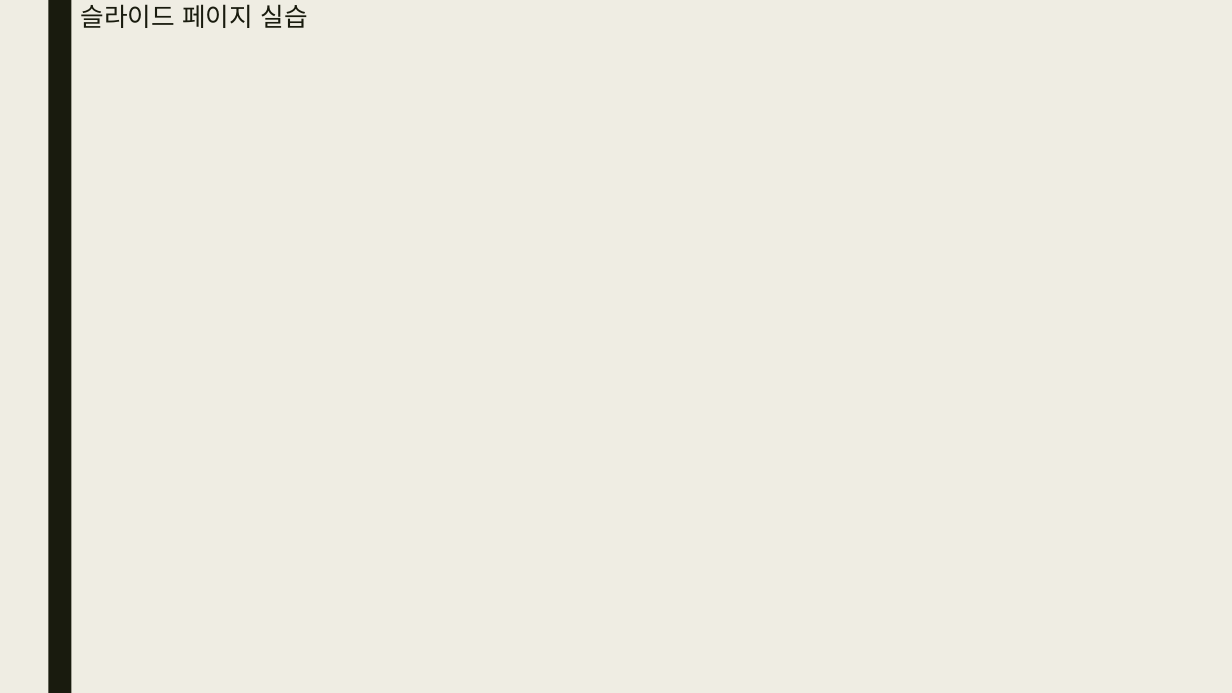
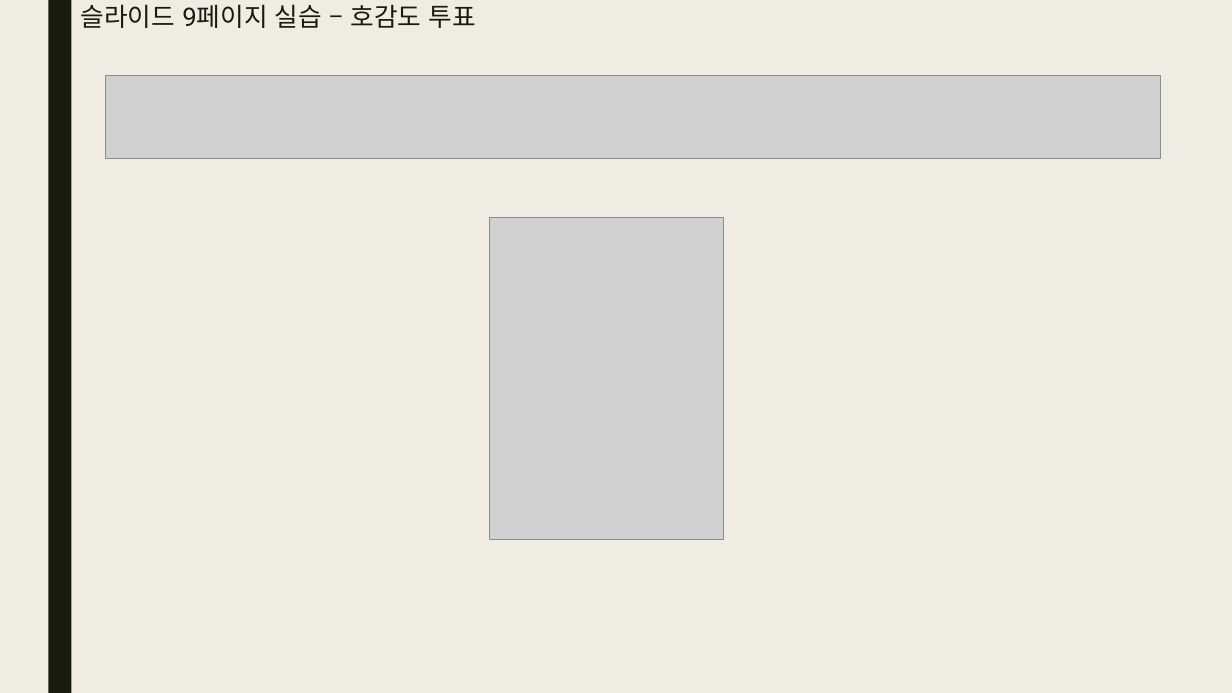
Before and after one commit to bino0130/politec-database, a slide deck: slide 27 of 데이터베이스프로그래밍 과제/20230518 데이터베이스 3강 과제 남정현.pptx (slide 28 before the commit). Drawn at 1232x693 pixels with LibreOffice and Linux fonts; fonts in the diff are those of the drawing; grey boxes stand for pictures. Boxes give left, top, right and bottom in pixels: in the first picture for what was removed or moved away, otherwise in the second. Text is boxed around its words. In the diff, an @@ line names an element or a change of style, - is before the commit and + after.

```diff
--- a/데이터베이스프로그래밍 과제/20230518 데이터베이스 3강 과제 남정현.pptx
+++ b/데이터베이스프로그래밍 과제/20230518 데이터베이스 3강 과제 남정현.pptx
@@ title at [81,4,476,28]: text changed @@
-슬라이드 페이지 실습
+슬라이드 9페이지 실습 – 호감도 투표
@@ picture added at [105,76,1160,159] @@
@@ picture added at [490,218,724,540] @@
```
Also in this commit, not shown: 12 other slides changed, 35 slides added.
